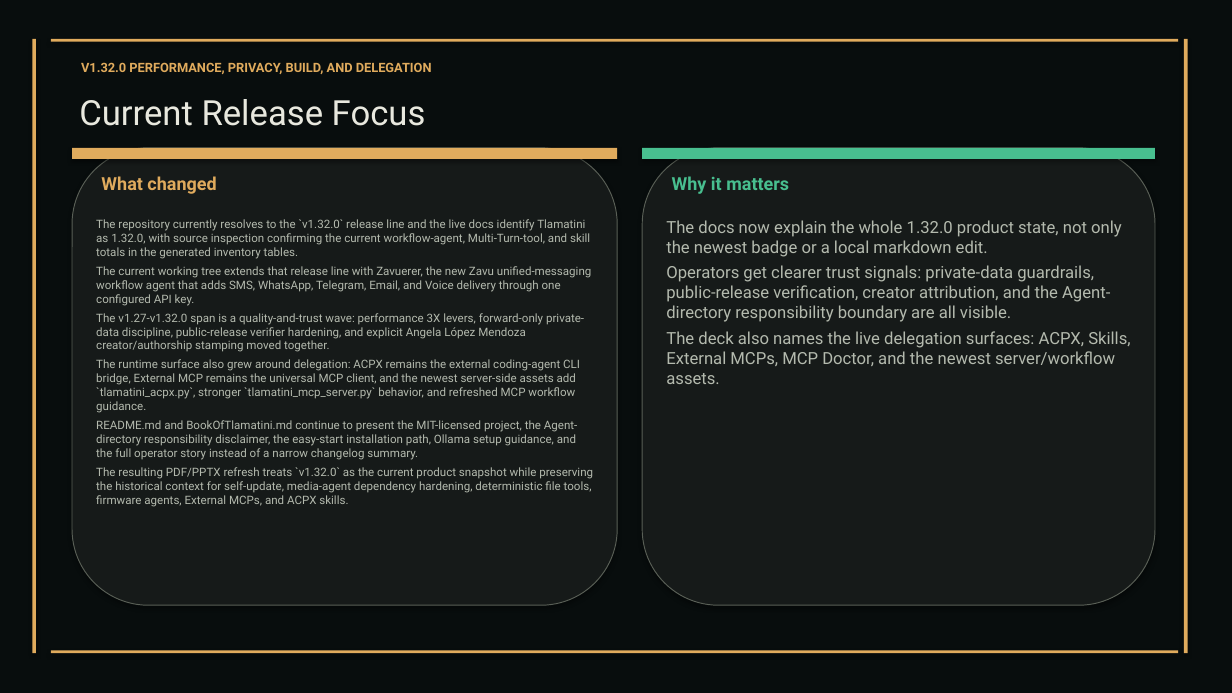
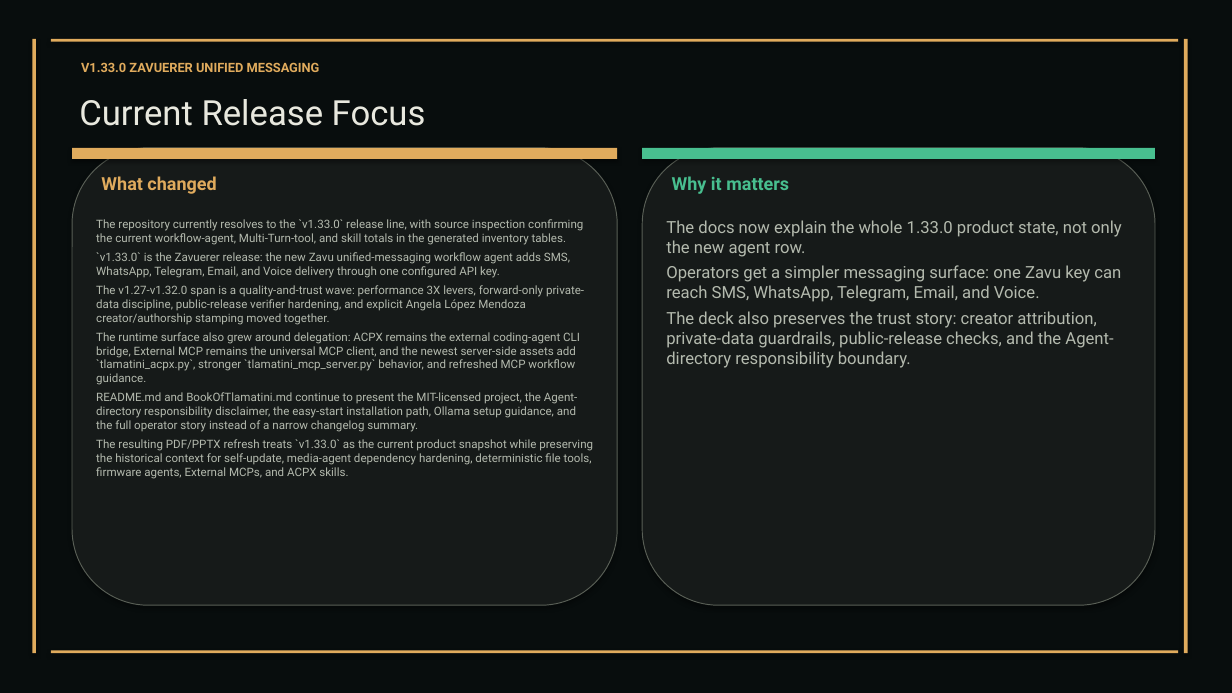
Before and after one commit to XAIHT/Tlamatini, a slide deck: slide 20 of Tlamatini_eXtended_Artificial_Intelligence_Humanly_Tempered.pptx. Drawn at 1232x693 pixels with LibreOffice and Linux fonts; fonts in the diff are those of the drawing. Boxes give left, top, right and bottom in pixels: in the first picture for what was removed or moved away, otherwise in the second. Text is boxed around its words. In the diff, an @@ line names an element or a change of style, - is before the commit and + after.

```diff
--- a/Tlamatini_eXtended_Artificial_Intelligence_Humanly_Tempered.pptx
+++ b/Tlamatini_eXtended_Artificial_Intelligence_Humanly_Tempered.pptx
@@ text at [81, 62, 320, 72]: text changed @@
-V1.32.0 PERFORMANCE, PRIVACY, BUILD, AND DELEGATION
+V1.33.0 ZAVUERER UNIFIED MESSAGING
@@ text at [96, 219, 583, 278]: text changed @@
-The repository currently resolves to the `v1.32.0` release line and the live docs identify Tlamatini as 1.32.0, with source inspection confirming the current workflow-agent, Multi-Turn-tool, and skill totals in the generated inventory tables.
-The current working tree extends that release line with Zavuerer, the new Zavu unified-messaging workflow agent that adds SMS, WhatsApp, Telegram, Email, and Voice delivery through one configured API key.
+The repository currently resolves to the `v1.33.0` release line, with source inspection confirming the current workflow-agent, Multi-Turn-tool, and skill totals in the generated inventory tables.
+`v1.33.0` is the Zavuerer release: the new Zavu unified-messaging workflow agent adds SMS, WhatsApp, Telegram, Email, and Voice delivery through one configured API key.
@@ text at [666, 220, 1122, 368]: text changed @@
-The docs now explain the whole 1.32.0 product state, not only the newest badge or a local markdown edit.
-Operators get clearer trust signals: private-data guardrails, public-release verification, creator attribution, and the Agent-directory responsibility boundary are all visible.
-The deck also names the live delegation surfaces: ACPX, Skills, External MCPs, MCP Doctor, and the newest server/workflow assets.
+The docs now explain the whole 1.33.0 product state, not only the new agent row.
+Operators get a simpler messaging surface: one Zavu key can reach SMS, WhatsApp, Telegram, Email, and Voice.
+The deck also preserves the trust story: creator attribution, private-data guardrails, public-release checks, and the Agent-directory responsibility boundary.
@@ text at [96, 439, 593, 479]: text changed @@
-The resulting PDF/PPTX refresh treats `v1.32.0` as the current product snapshot while preserving the historical context for self-update, media-agent dependency hardening, deterministic file tools, firmware agents, External MCPs, and ACPX skills.
+The resulting PDF/PPTX refresh treats `v1.33.0` as the current product snapshot while preserving the historical context for self-update, media-agent dependency hardening, deterministic file tools, firmware agents, External MCPs, and ACPX skills.
```
Also in this commit, not shown: 46 other slides changed, 1 slide added, 2 slides removed, 2 other files.
